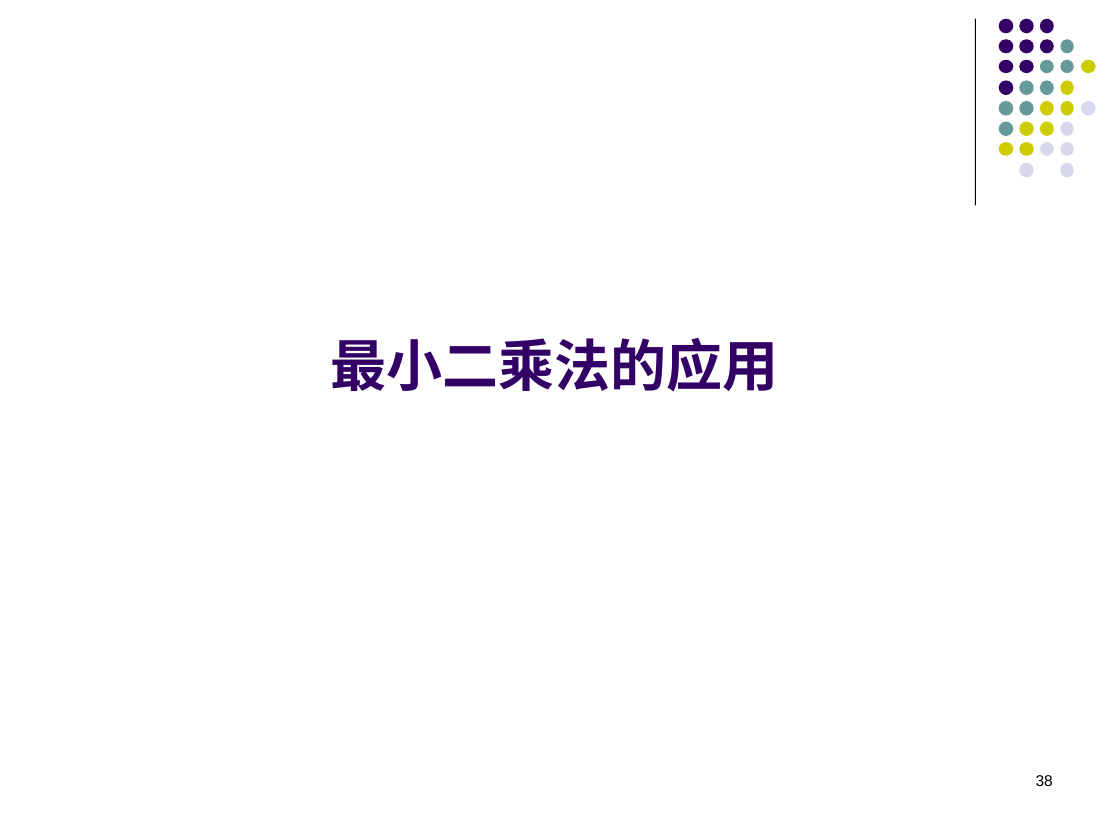
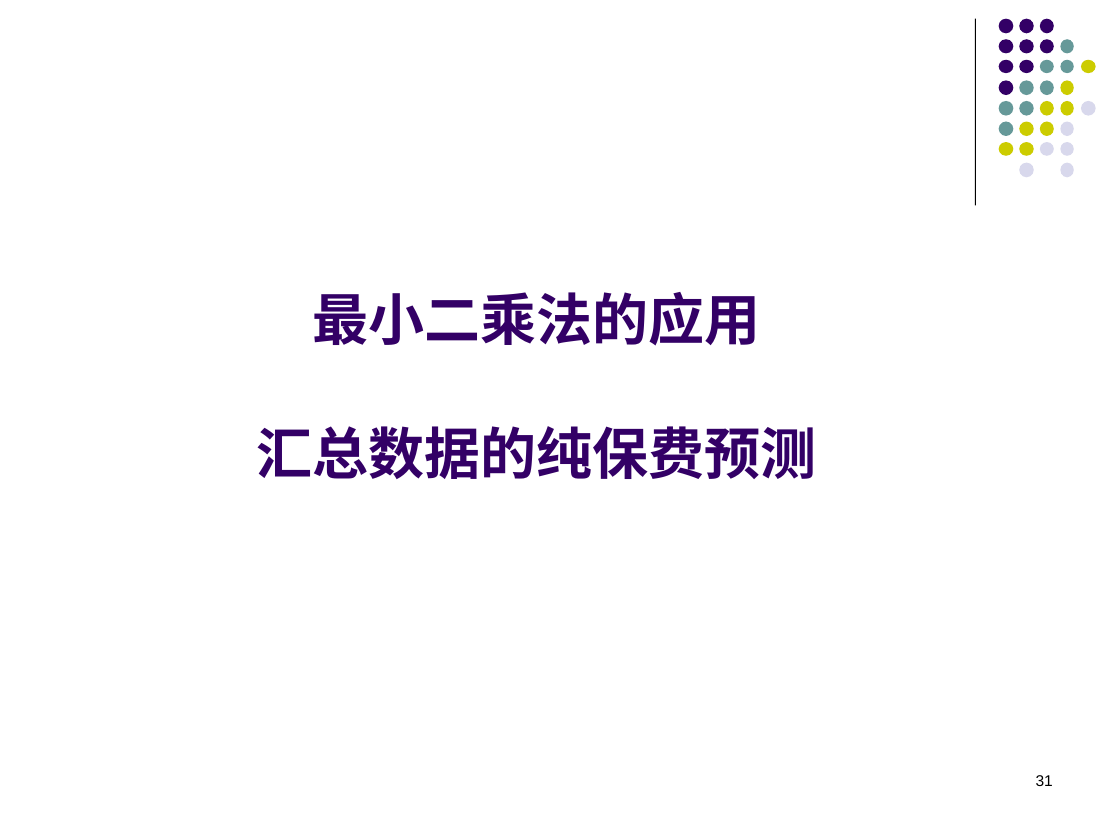
Before and after one commit to lizhengxiao/Non-life-Insurance-Actuarial-Science, a slide deck: slide 31 of Lectures/7 - Classification Rating and Generalized Linear Models.pptx (slide 38 before the commit). Drawn at 1120x840 pixels with LibreOffice and Linux fonts; fonts in the diff are those of the drawing. Boxes give left, top, right and bottom in pixels: in the first picture for what was removed or moved away, otherwise in the second. Text is boxed around its words. In the diff, an @@ line names an element or a change of style, - is before the commit and + after.

```diff
--- a/Lectures/7 - Classification Rating and Generalized Linear Models.pptx
+++ b/Lectures/7 - Classification Rating and Generalized Linear Models.pptx
@@ title at <box>257,292,817,479</box>: text changed @@
-最小二乘法的应用
+最小二乘法的应用
+汇总数据的纯保费预测
@@ page number at <box>1036,775,1053,786</box>: text changed @@
-38
+31
```
Also in this commit, not shown: 13 other slides changed, 7 slides removed, 1 other file.
